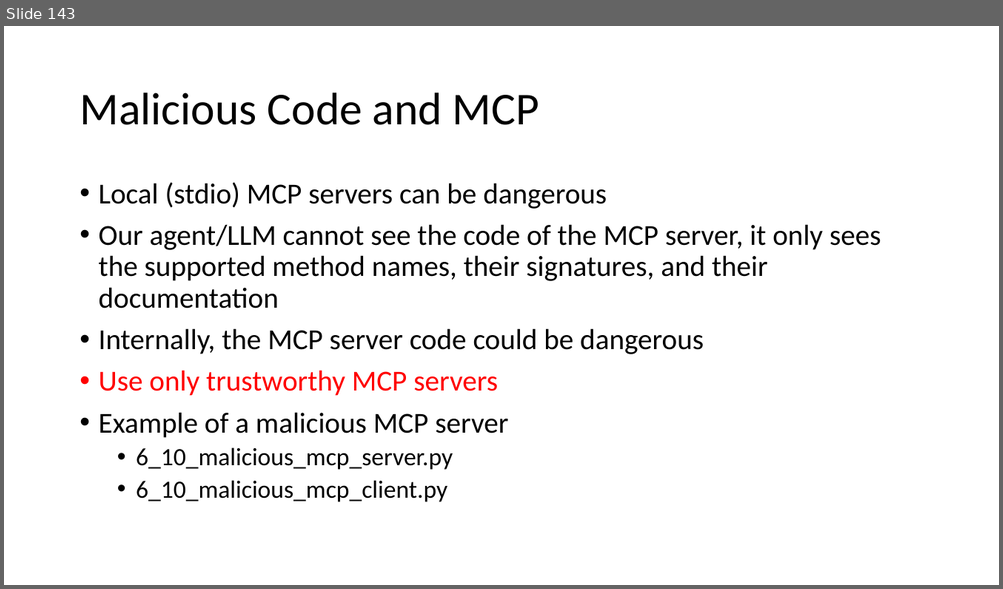
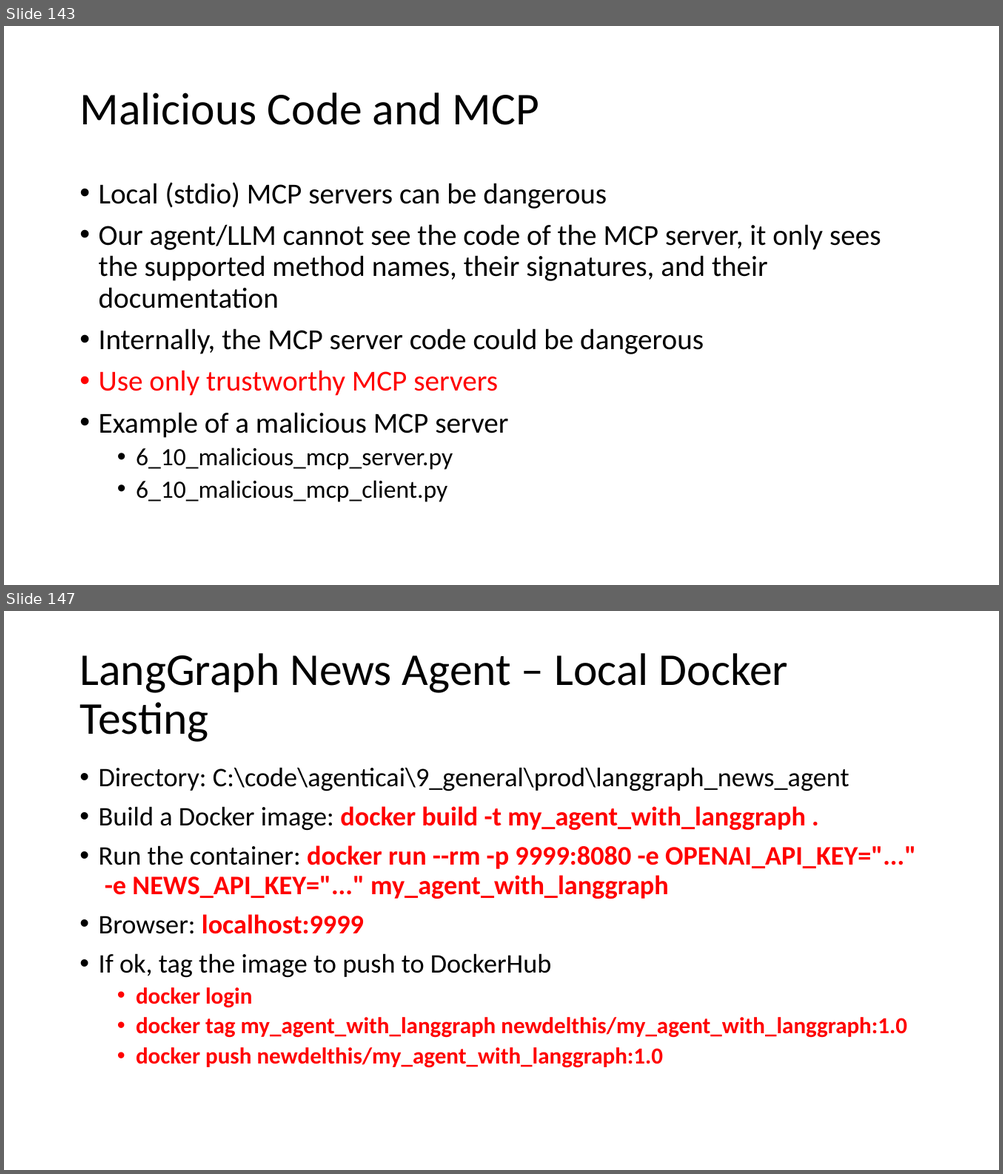
Before and after one commit to atulkahatecdac/agenticai_real, a slide deck: presentation/Agentic AI - Realpage.pptx. Shown one above the other, each under a label of ours: slide 143 before the commit, slides 143 and 147 after it; the slides between them are not shown. The pictures are 1003x589 and 1003x1174 pixels, drawn with LibreOffice and Linux fonts; fonts in the diff are those of the drawing. Boxes give left, top, right and bottom in pixels: in the first picture for what was removed or moved away, otherwise in the second. Text is boxed around its words. In the diff, an @@ line names an element or a change of style, - is before the commit and + after.

```diff
--- a/presentation/Agentic AI - Realpage.pptx
+++ b/presentation/Agentic AI - Realpage.pptx
@@ slide 147 added at (4,611,999,1170), background #FFFFFF @@
@@ title added at (79,653,788,742), 44 pt, text #000000 @@
+LangGraph News Agent – Local Docker Testing
@@ text added at (99,767,916,1068), 25.9 pt, text #FF0000, bold @@
+• Directory: C:\code\agenticai\9_general\prod\langgraph_news_agent
+• Build a Docker image: docker build -t my_agent_with_langgraph .
+• Run the container: docker run --rm -p 9999:8080 -e OPENAI_API_KEY="..." -e NEWS_API_KEY="..." my_agent_with_langgraph
+• Browser: localhost:9999
+• If ok, tag the image to push to DockerHub
+  • docker login
+  • docker tag my_agent_with_langgraph newdelthis/my_agent_with_langgraph:1.0
+  • docker push newdelthis/my_agent_with_langgraph:1.0
```
Also in this commit, not shown: 2 slides changed, 12 other slides added, 18 other files.
